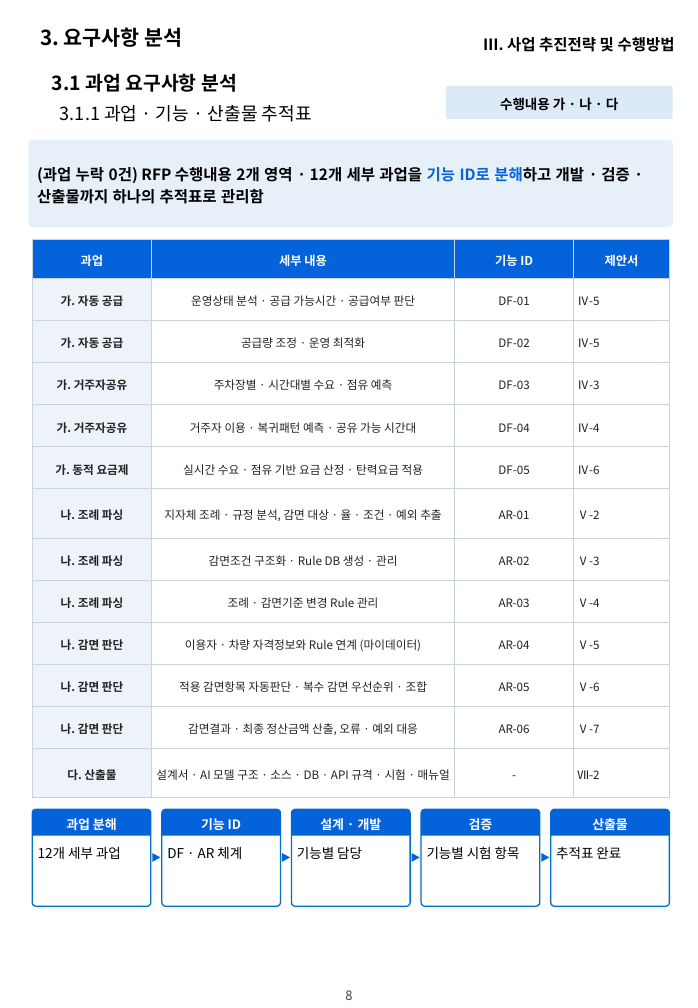
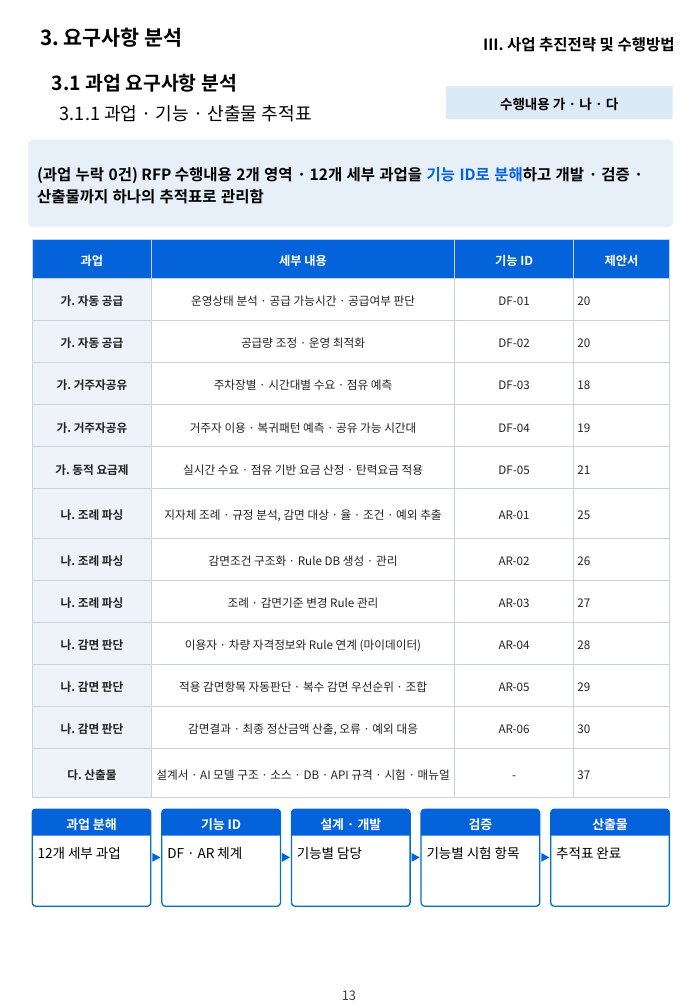
Before and after one commit to hwangsteeve-tech/hbjw, a slide deck: slide 13 of proposals/2026-11_dsit-parking-ai/dsit_proposal.pptx. Drawn at 698x1008 pixels with LibreOffice and Linux fonts; fonts in the diff are those of the drawing; background and template pictures are left out. Boxes give left, top, right and bottom in pixels: in the first picture for what was removed or moved away, otherwise in the second. Text is boxed around its words. In the diff, an @@ line names an element or a change of style, - is before the commit and + after.

```diff
--- a/proposals/2026-11_dsit-parking-ai/dsit_proposal.pptx
+++ b/proposals/2026-11_dsit-parking-ai/dsit_proposal.pptx
@@ table at (33, 240, 669, 799) @@
-row 2, column 4: Ⅳ-5
+row 2, column 4: 20
-row 3, column 4: Ⅳ-5
+row 3, column 4: 20
-row 4, column 4: Ⅳ-3
+row 4, column 4: 18
-row 5, column 4: Ⅳ-4
+row 5, column 4: 19
-row 6, column 4: Ⅳ-6
+row 6, column 4: 21
-row 7, column 4: Ⅴ-2
+row 7, column 4: 25
-row 8, column 4: Ⅴ-3
+row 8, column 4: 26
-row 9, column 4: Ⅴ-4
+row 9, column 4: 27
-row 10, column 4: Ⅴ-5
+row 10, column 4: 28
-row 11, column 4: Ⅴ-6
+row 11, column 4: 29
-row 12, column 4: Ⅴ-7
+row 12, column 4: 30
-row 13, column 4: Ⅶ-2
+row 13, column 4: 37
@@ text at (343, 990, 356, 1000): text changed @@
-8
+13
```
Also in this commit, not shown: 29 other slides changed, 5 other files.
